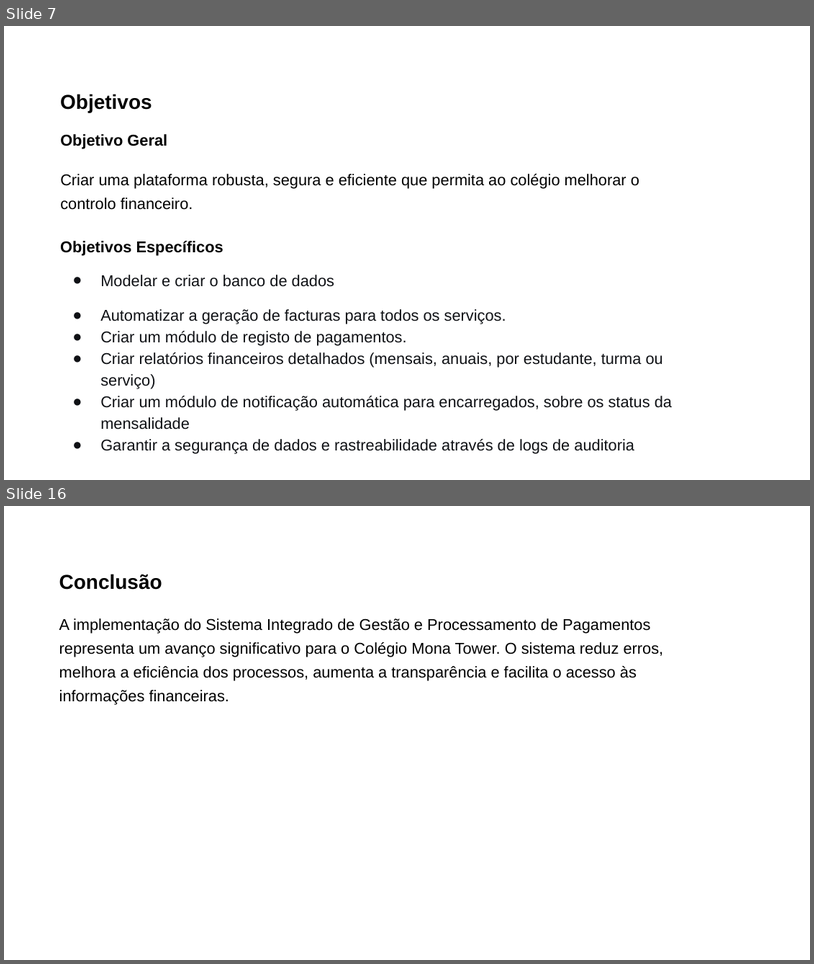
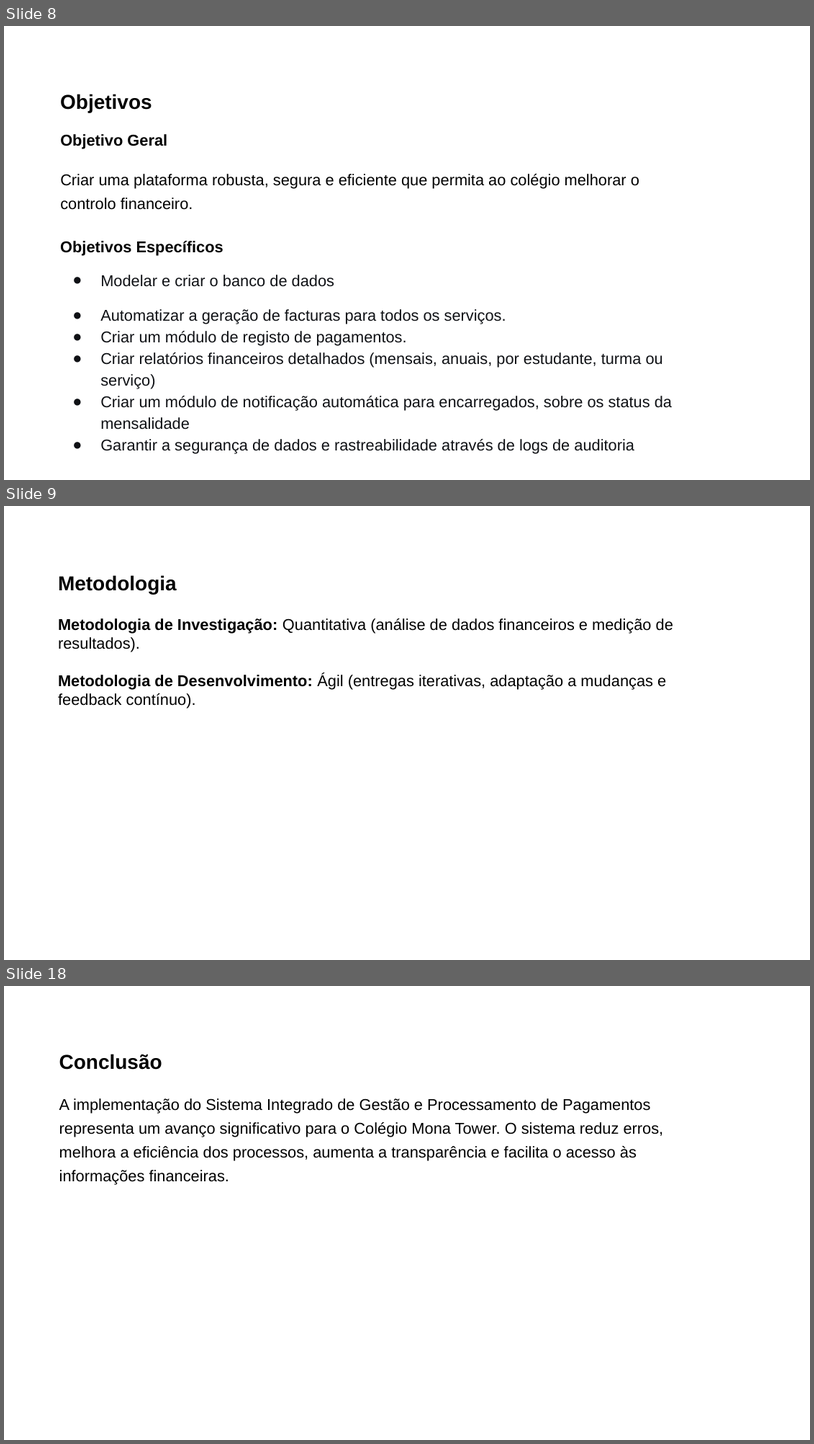
Before and after one commit to cristianoakgloria-web/Relat-rio-Slide, a slide deck: Apresentação_Cristiano&José.pptx. Shown one above the other, each under a label of ours: slides 7 and 16 before the commit, slides 8, 9 and 18 after it; the slides between them are not shown. The pictures are 814x964 and 814x1444 pixels, drawn with LibreOffice and Linux fonts; fonts in the diff are those of the drawing. Boxes give left, top, right and bottom in pixels: in the first picture for what was removed or moved away, otherwise in the second. Text is boxed around its words. In the diff, an @@ line names an element or a change of style, - is before the commit and + after.

```diff
--- a/Apresentação_Cristiano&José.pptx
+++ b/Apresentação_Cristiano&José.pptx
@@ slide 9 added at box(4, 506, 810, 960), background #FFFFFF @@
@@ text added at box(58, 575, 177, 594), 18 pt, text #000000, bold @@
+Metodologia
@@ text added at box(58, 618, 674, 708), 14 pt, text #000000 @@
+Metodologia de Investigação: Quantitativa (análise de dados financeiros e medição de resultados).
+Metodologia de Desenvolvimento: Ágil (entregas iterativas, adaptação a mudanças e feedback contínuo).
@@ what was slide 7 is now slide 8 @@
@@ what was slide 16 is now slide 18 @@
```
Also in this commit, not shown: 7 slides changed, 2 other slides added, 1 slide removed, 5 other files.
